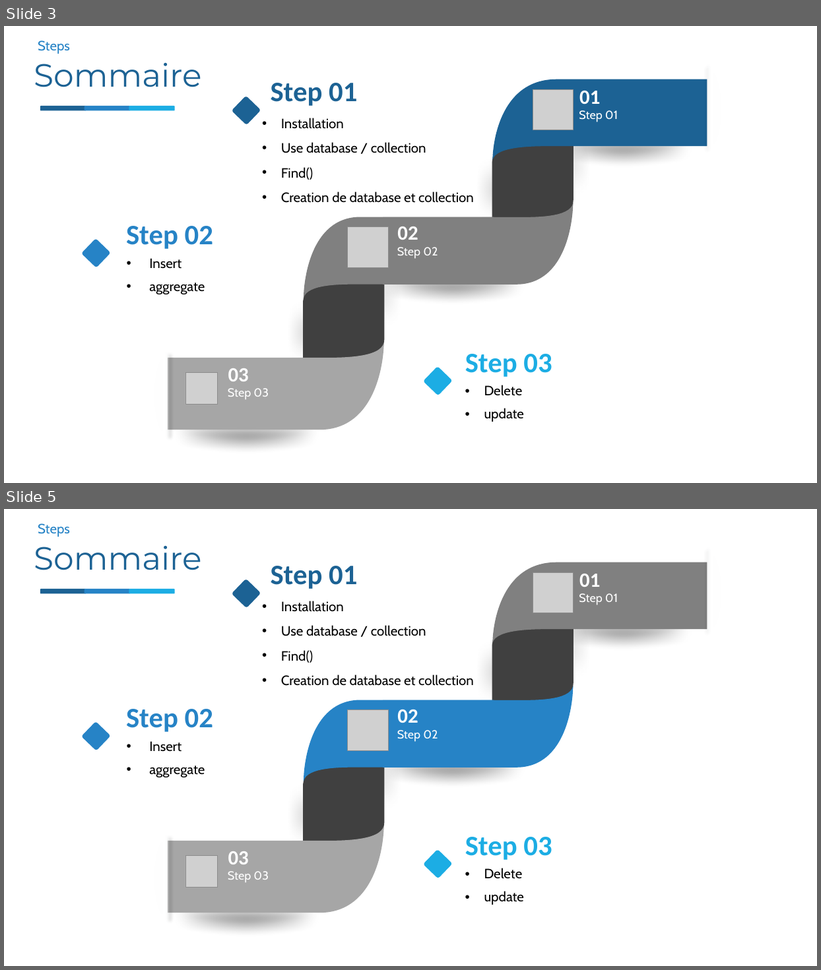
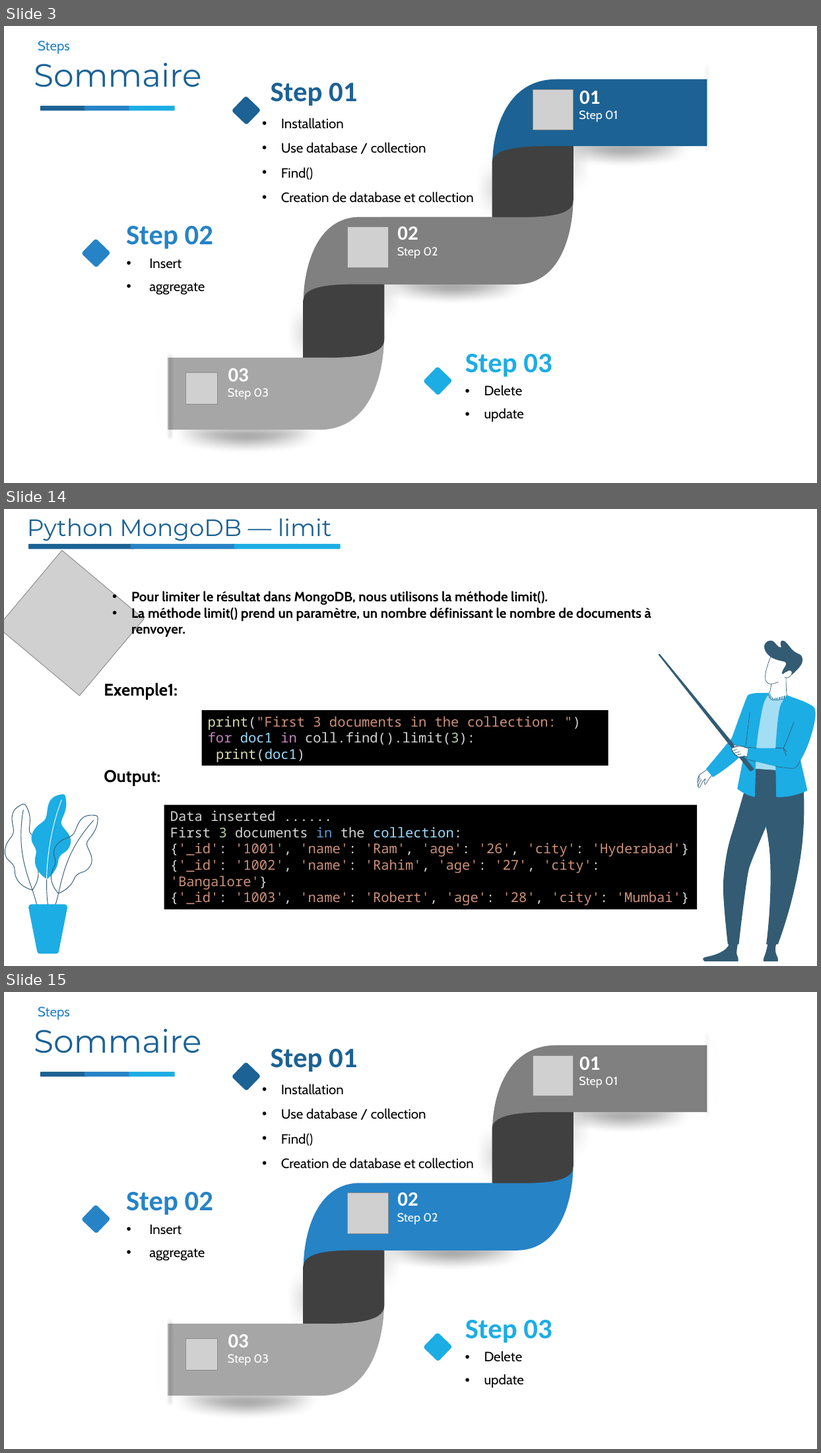
Before and after one commit to nourddine-benyahya/presentation-mongodb-python-todoapp-application, a slide deck: presontation mongodb&python/python&mongodb.pptx. Shown one above the other, each under a label of ours: slides 3 and 5 before the commit, slides 3, 14 and 15 after it; the slides between them are not shown. The pictures are 821x970 and 821x1453 pixels, drawn with LibreOffice and Linux fonts; fonts in the diff are those of the drawing; grey boxes stand for pictures; background and template pictures are left out. Boxes give left, top, right and bottom in pixels: in the first picture for what was removed or moved away, otherwise in the second. Text is boxed around its words. In the diff, an @@ line names an element or a change of style, - is before the commit and + after.

```diff
--- a/presontation mongodb&python/python&mongodb.pptx
+++ b/presontation mongodb&python/python&mongodb.pptx
@@ slide 14 added at (4,509,817,966), background picture (left out) @@
@@ text added at (27,518,332,541), 28 pt, text #1C6294 @@
+Python MongoDB — limit
@@ rounded rectangle added at (28,544,135,549), fill #1C6294 @@
@@ rounded rectangle added at (131,544,237,549), fill #2683C6 @@
@@ rounded rectangle added at (234,544,341,549), fill #1CADE4 @@
@@ picture added at (4,551,144,696) @@
@@ text added at (131,591,651,637), 16 pt, text #000000, bold @@
+• Pour limiter le résultat dans MongoDB, nous utilisons la méthode limit().
+• La méthode limit() prend un paramètre, un nombre définissant le nombre de documents à renvoyer.
@@ text added at (104,683,178,700), 20 pt, text #000000, bold @@
+Exemple1:
@@ group added at (659,641,816,962): 44 freeform shapes @@
@@ rectangle added at (201,710,609,766), fill #000000, 16 pt, text #CE9178 @@
+print("First 3 documents in the collection: ")
+for doc1 in coll.find().limit(3):
+print(doc1)
@@ text added at (104,770,160,786), 20 pt, text #000000, bold @@
+Output:
@@ rectangle added at (164,805,698,910), fill #000000, 16 pt, text #CE9178 @@
+Data inserted ......
+First 3 documents in the collection:
+{'_id': '1001', 'name': 'Ram', 'age': '26', 'city': 'Hyderabad'}
+{'_id': '1002', 'name': 'Rahim', 'age': '27', 'city': 'Bangalore'}
+{'_id': '1003', 'name': 'Robert', 'age': '28', 'city': 'Mumbai'}
@@ group added at (5,795,98,955): 8 freeform shapes @@
@@ what was slide 5 is now slide 15 @@
```
Also in this commit, not shown: 19 other slides added, 2 slides removed.
